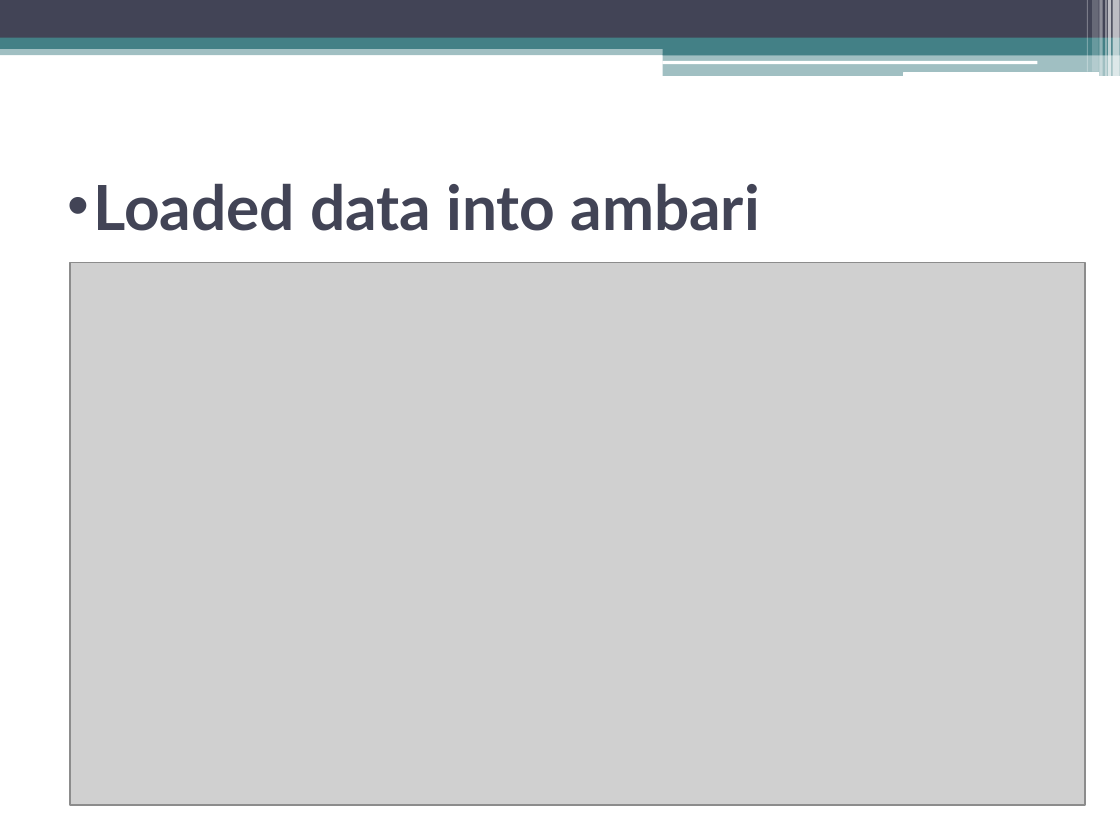
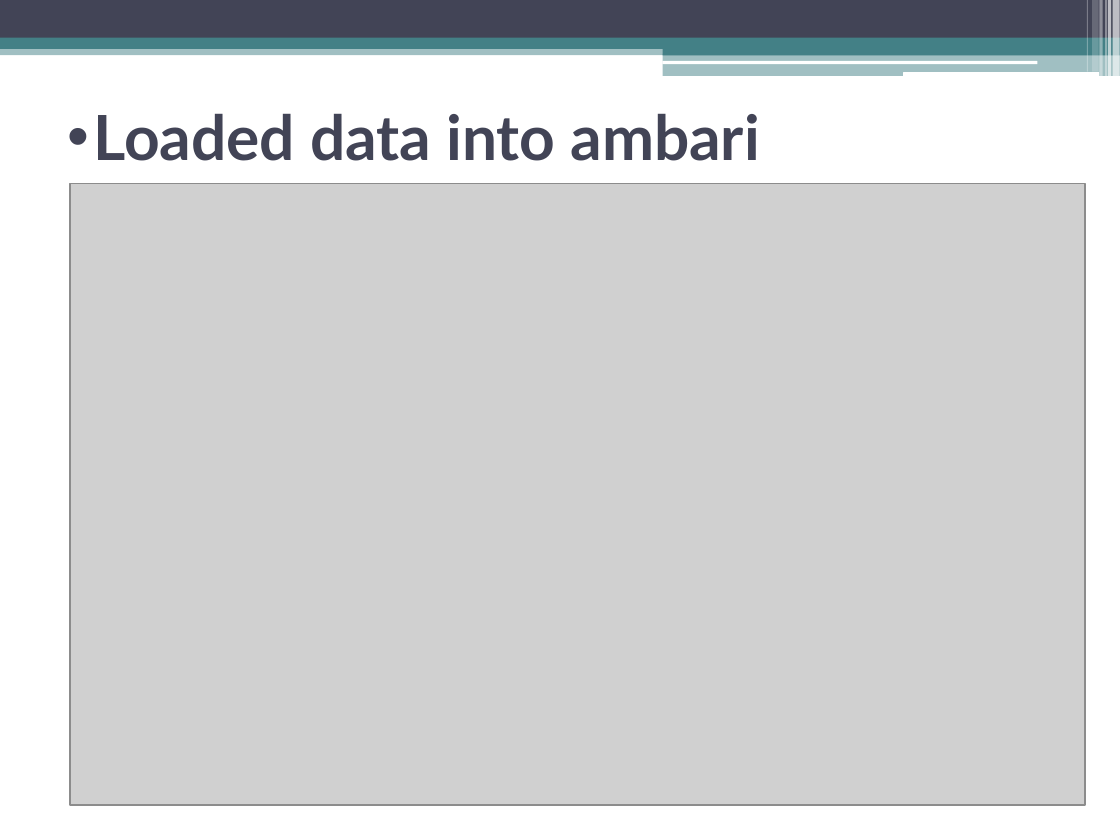
Before and after one commit to chaithragudimalla/Project1, a slide deck: slide 16 of project1.pptx (slide 14 before the commit). Drawn at 1120x840 pixels with LibreOffice and Linux fonts; fonts in the diff are those of the drawing; grey boxes stand for pictures. Boxes give left, top, right and bottom in pixels: in the first picture for what was removed or moved away, otherwise in the second. Text is boxed around its words. In the diff, an @@ line names an element or a change of style, - is before the commit and + after.

```diff
--- a/project1.pptx
+++ b/project1.pptx
@@ title "Loaded data into ambari" moved from (x1=93, y1=183, x2=760, y2=231) to (x1=93, y1=113, x2=760, y2=161) @@
@@ picture resized from (x1=69, y1=262, x2=1084, y2=804) to (x1=69, y1=184, x2=1084, y2=805) @@
```
Also in this commit, not shown: 7 other slides changed, 2 slides added.
